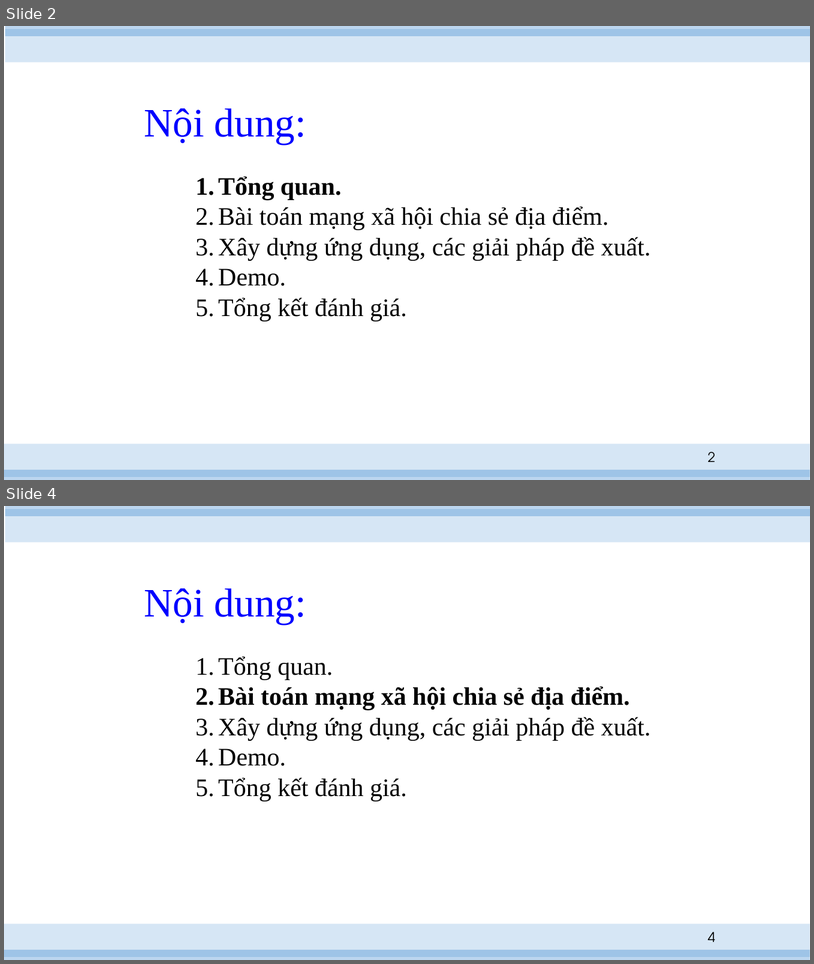
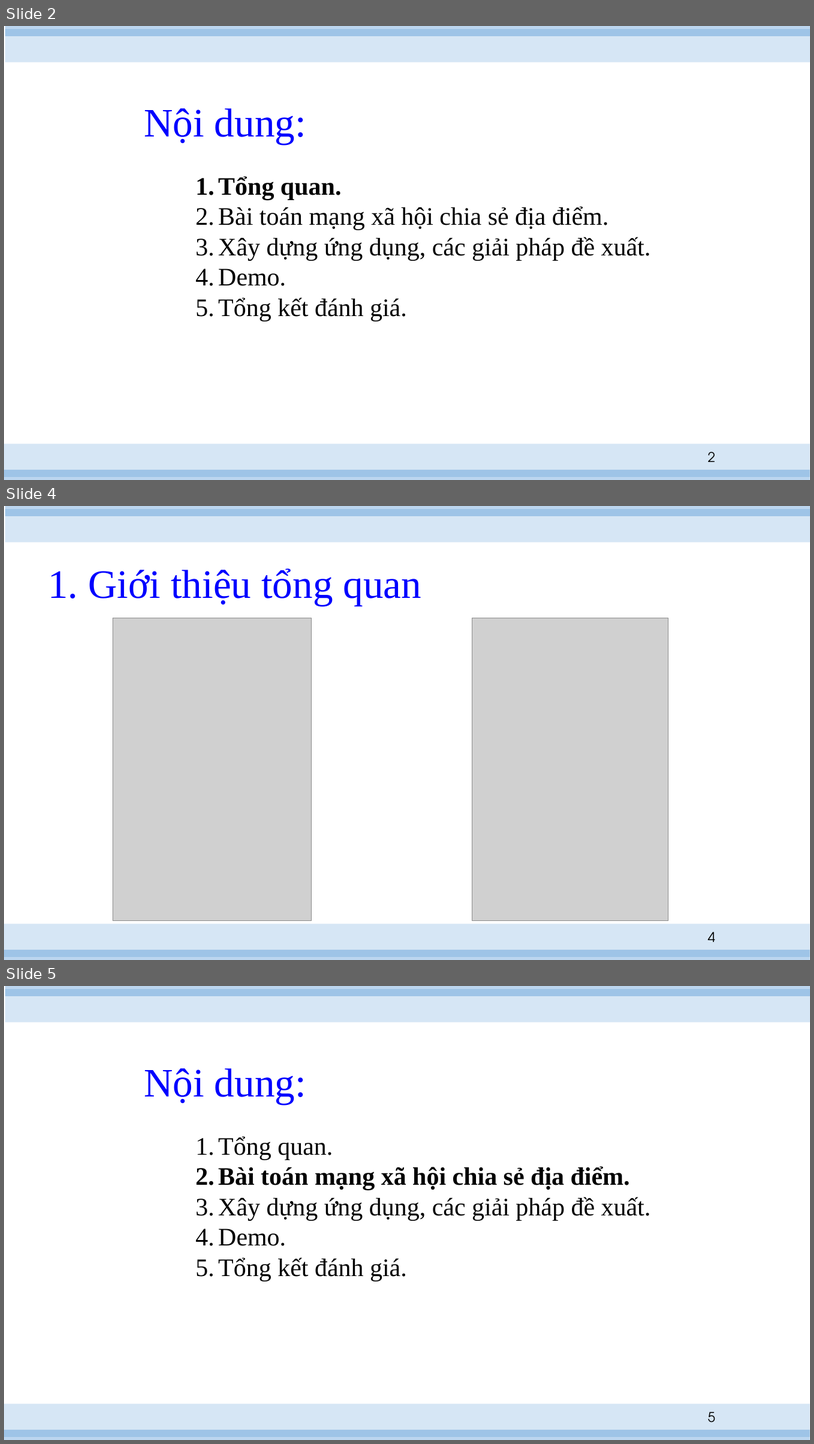
Before and after one commit to hvngoc/Presentation, a slide deck: slide.pptx. Shown one above the other, each under a label of ours: slides 2 and 4 before the commit, slides 2, 4 and 5 after it; the slides between them are not shown. The pictures are 814x964 and 814x1444 pixels, drawn with LibreOffice and Linux fonts; fonts in the diff are those of the drawing; grey boxes stand for pictures. Boxes give left, top, right and bottom in pixels: in the first picture for what was removed or moved away, otherwise in the second. Text is boxed around its words. In the diff, an @@ line names an element or a change of style, - is before the commit and + after.

```diff
--- a/slide.pptx
+++ b/slide.pptx
@@ slide 4 added at (4,506,810,960), background #FFFFFF; not listed: 4 template elements that a slide beside it also shows @@
@@ title added at (48,568,422,605), 48 pt, text #0000FF @@
+1. Giới thiệu tổng quan
@@ picture added at (113,618,311,921) @@
@@ picture added at (472,618,669,921) @@
@@ page number added at (708,931,716,942), 16 pt, text #000000 @@
+4
@@ what was slide 4 is now slide 5 @@
@@ page number at (708,1411,716,1422): text changed @@
-4
+5
```
Also in this commit, not shown: 3 slides changed, 6 other slides added, 1 slide removed.
